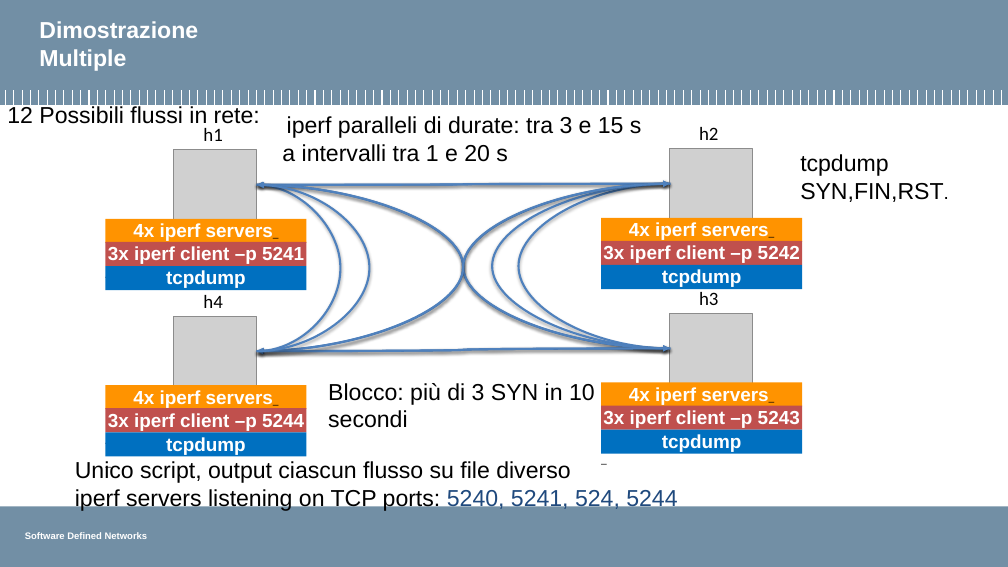
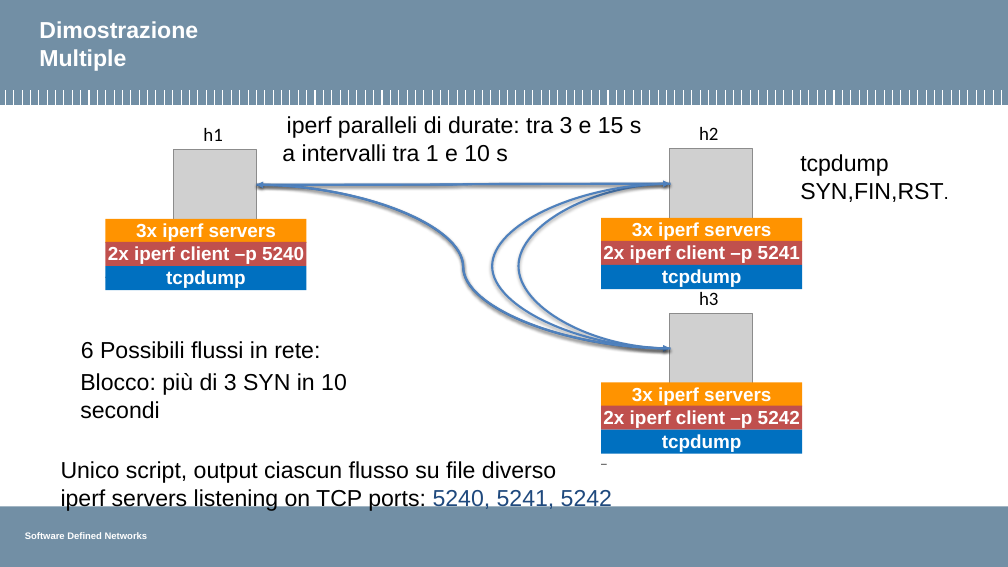
Before and after one commit to pierluigigrossi/progetto-SDN, a slide deck: slide 16 of finale8.pptx. Drawn at 1008x567 pixels with LibreOffice and Linux fonts; fonts in the diff are those of the drawing; grey boxes stand for pictures; background and template pictures are left out. Boxes give left, top, right and bottom in pixels: in the first picture for what was removed or moved away, otherwise in the second. Text is boxed around its words. In the diff, an @@ line names an element or a change of style, - is before the commit and + after.

Commit message:
ok

```diff
--- a/finale8.pptx
+++ b/finale8.pptx
@@ text at <box>282,116,642,162</box>: text changed @@
-iperf paralleli di durate: tra 3 e 15 s a intervalli tra 1 e 20 s
+iperf paralleli di durate: tra 3 e 15 s a intervalli tra 1 e 10 s
@@ curved arrow removed from (257, 185) to (258, 351) @@
@@ curved arrow removed from (670, 184) to (257, 351) @@
@@ curved arrow removed from (257, 351) to (670, 184) @@
@@ curved arrow removed from (257, 351) to (258, 185) @@
@@ text in freeform shape at <box>136,223,276,241</box>: text changed @@
-4x iperf servers_
+3x iperf servers
@@ text in freeform shape at <box>632,222,771,240</box>: text changed @@
-4x iperf servers_
+3x iperf servers
@@ text in freeform shape at <box>108,246,304,264</box>: text changed @@
-3x iperf client –p 5241
+2x iperf client –p 5240
@@ text in freeform shape at <box>603,245,800,263</box>: text changed @@
-3x iperf client –p 5242
+2x iperf client –p 5241
@@ text removed at <box>203,295,222,308</box> @@
-h4
@@ picture removed at <box>174,316,257,386</box> @@
@@ text at <box>81,341,320,359</box>: text changed @@
-12 Possibili flussi in rete:
+6 Possibili flussi in rete:
@@ curved arrow removed from (670, 349) to (257, 351) @@
@@ curved arrow removed from (257, 351) to (670, 349) @@
@@ text "Blocco: più di 3 SYN ...": place and size @@
-text "Blocco: più di 3 SYN ..." at <box>328,383,595,428</box>
+text "Blocco: più di 3 SYN ..." at <box>80,373,347,419</box>
@@ freeform shape removed at <box>105,385,306,409</box> @@
-4x iperf servers_
@@ text in freeform shape at <box>632,387,771,405</box>: text changed @@
-4x iperf servers_
+3x iperf servers
@@ freeform shape removed at <box>105,408,306,433</box> @@
-3x iperf client –p 5244
-_
@@ text in freeform shape at <box>603,410,800,428</box>: text changed @@
-3x iperf client –p 5243
+2x iperf client –p 5242
@@ freeform shape removed at <box>105,433,306,457</box> @@
-tcpdump
-_
@@ text "Unico script, output ciascun flusso ...": place and size @@
-text "Unico script, output ciascun flusso ..." at <box>75,461,677,511</box>
+text "Unico script, output ciascun flusso ..." at <box>61,461,612,511</box>
@@ text at <box>61,489,612,511</box>: text changed @@
-iperf servers listening on TCP ports: 5240, 5241, 524, 5244
+iperf servers listening on TCP ports: 5240, 5241, 5242
```
Also in this commit, not shown: 3 other slides changed.
